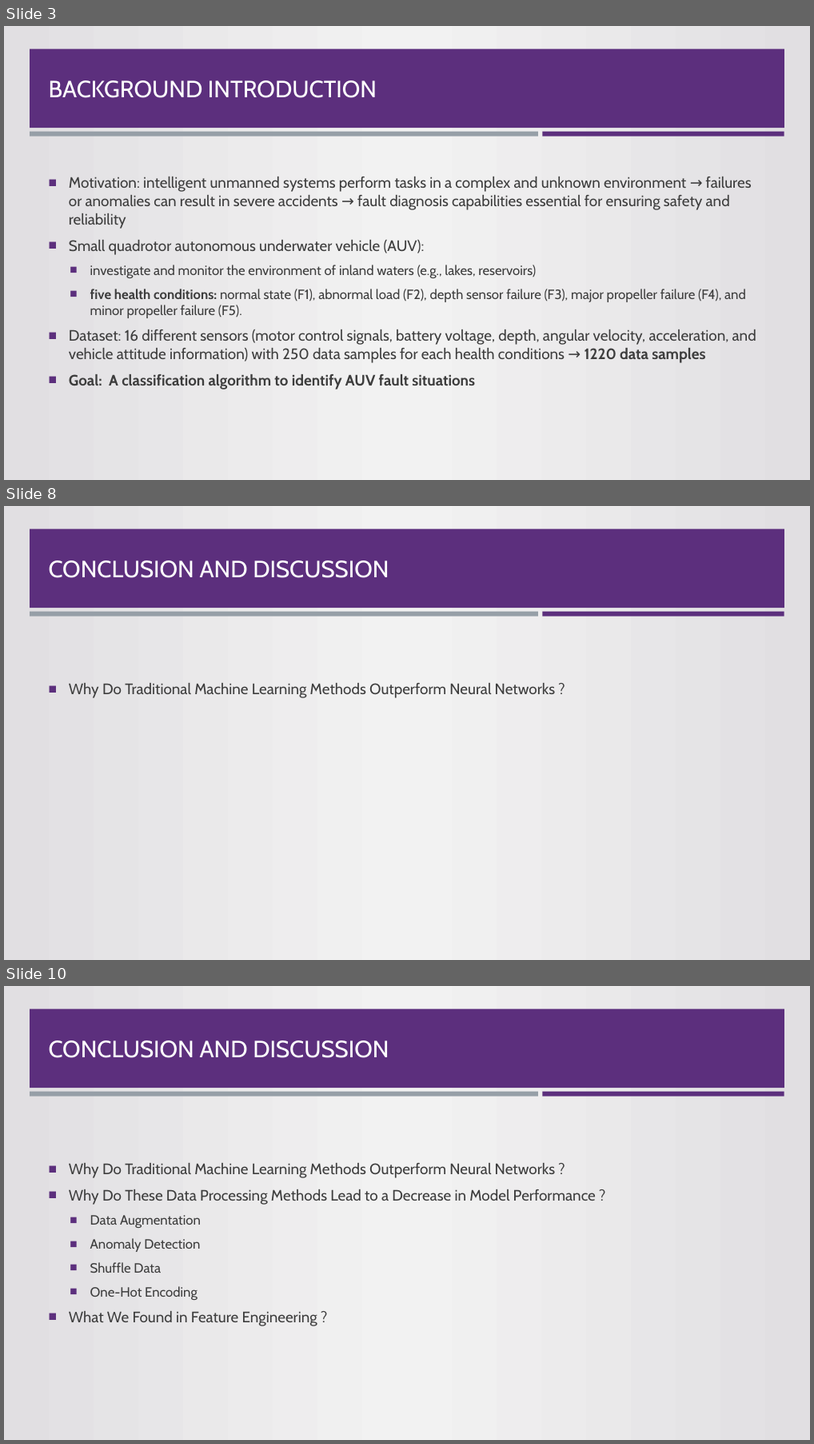
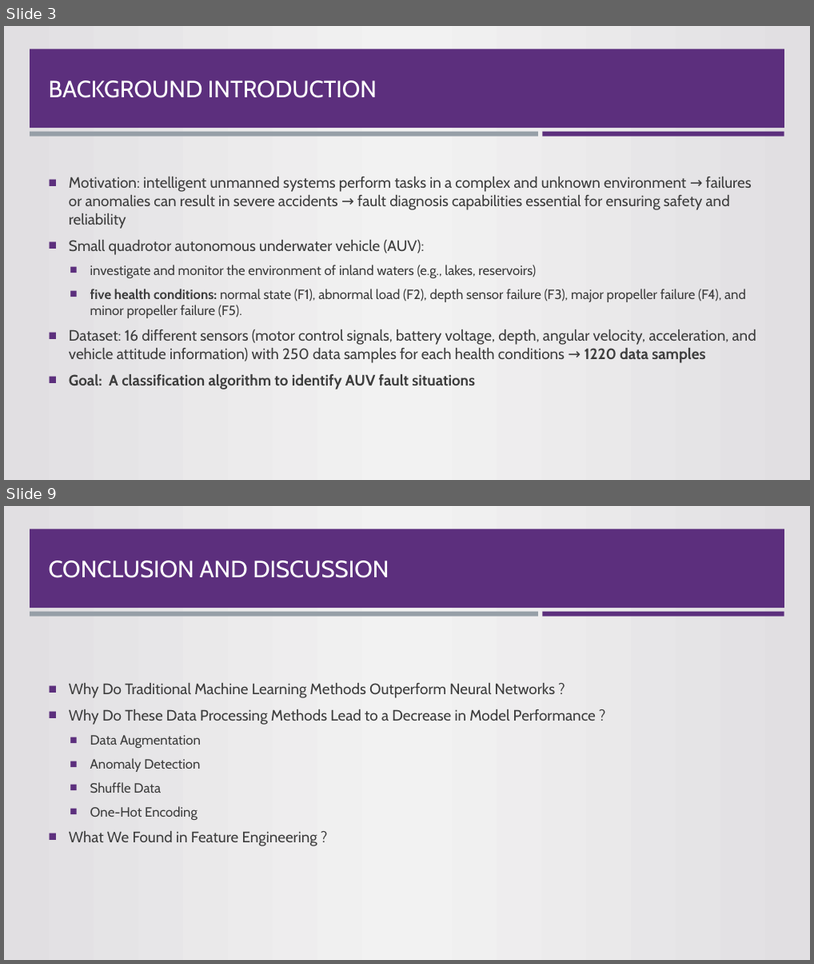
Before and after one commit to sunyrain/MLTask, a slide deck: Presentation.pptx. Shown one above the other, each under a label of ours: slides 3, 8 and 10 before the commit, slides 3 and 9 after it; the slides between them are not shown. The pictures are 814x1444 and 814x964 pixels, drawn with LibreOffice and Linux fonts; fonts in the diff are those of the drawing; background and template pictures are left out. Boxes give left, top, right and bottom in pixels: in the first picture for what was removed or moved away, otherwise in the second. Text is boxed around its words. In the diff, an @@ line names an element or a change of style, - is before the commit and + after.

```diff
--- a/Presentation.pptx
+++ b/Presentation.pptx
@@ slide 8 removed at [4, 506, 810, 960], background gradient #E1DFE2 to #F2F2F2; not listed: 3 template elements that a slide beside it also shows @@
@@ title removed at [49, 560, 389, 578] @@
-CONCLUSION AND DISCUSSION
@@ text removed at [69, 683, 555, 698] @@
-■ Why Do Traditional Machine Learning Methods Outperform Neural Networks ?
@@ what was slide 10 is now slide 9 @@
```
Also in this commit, not shown: 3 slides changed, 1 slide added, 6 other slides removed.
